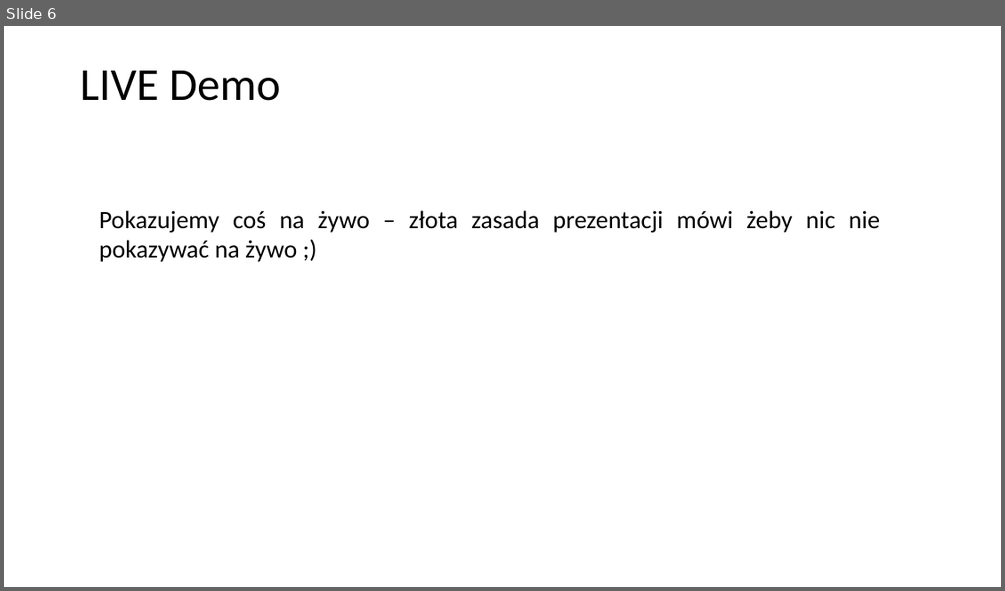
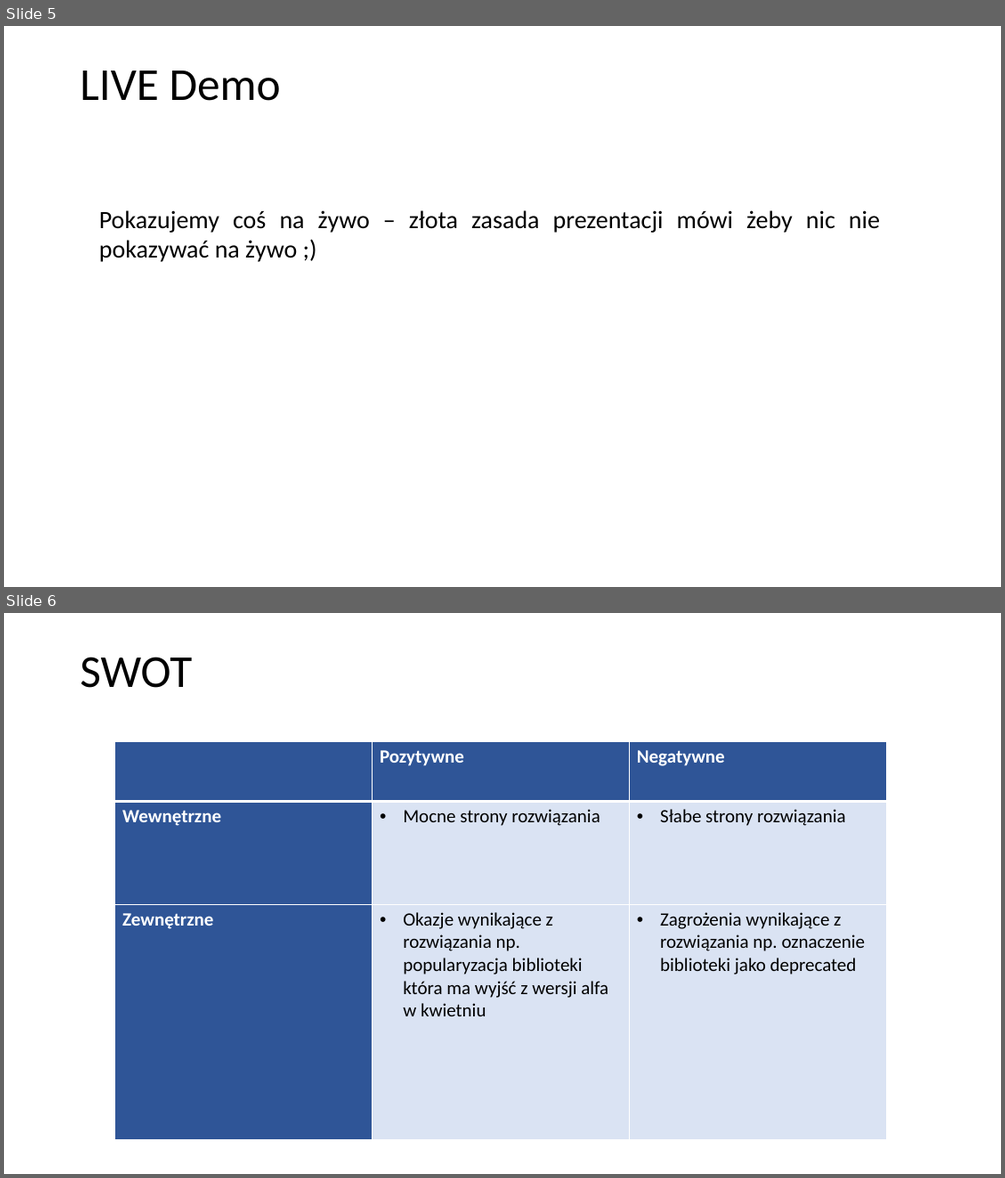
Before and after one commit to mpenarprz/InzynieriaOprogramowaniaI4, a slide deck: Projekt/1. Zadanie projektowe - szablon prezentacji.pptx. Shown one above the other, each under a label of ours: slide 6 before the commit, slides 5 and 6 after it. The pictures are 1005x591 and 1005x1178 pixels, drawn with LibreOffice and Linux fonts; fonts in the diff are those of the drawing. Boxes give left, top, right and bottom in pixels: in the first picture for what was removed or moved away, otherwise in the second. Text is boxed around its words. In the diff, an @@ line names an element or a change of style, - is before the commit and + after.

```diff
--- a/Projekt/1. Zadanie projektowe - szablon prezentacji.pptx
+++ b/Projekt/1. Zadanie projektowe - szablon prezentacji.pptx
@@ slide 6 added at (x1=4, y1=613, x2=1001, y2=1174), background #FFFFFF @@
@@ title added at (x1=80, y1=657, x2=192, y2=688), 44 pt, text #000000 @@
+SWOT
@@ table added at (x1=115, y1=742, x2=887, y2=1140), 3 rows, 3 columns @@
+ | Pozytywne | Negatywne
+Wewnętrzne | Mocne strony rozwiązania | Słabe strony rozwiązania
+Zewnętrzne | Okazje wynikające z rozwiązania np. popularyzacja biblioteki która ma wyjść z wersji alfa w kwietniu | Zagrożenia wynikające z rozwiązania np. oznaczenie biblioteki jako deprecated
@@ what was slide 6 is now slide 5 @@
```
Also in this commit, not shown: 1 slide changed, 3 other slides added, 6 slides removed, 7 other files.
